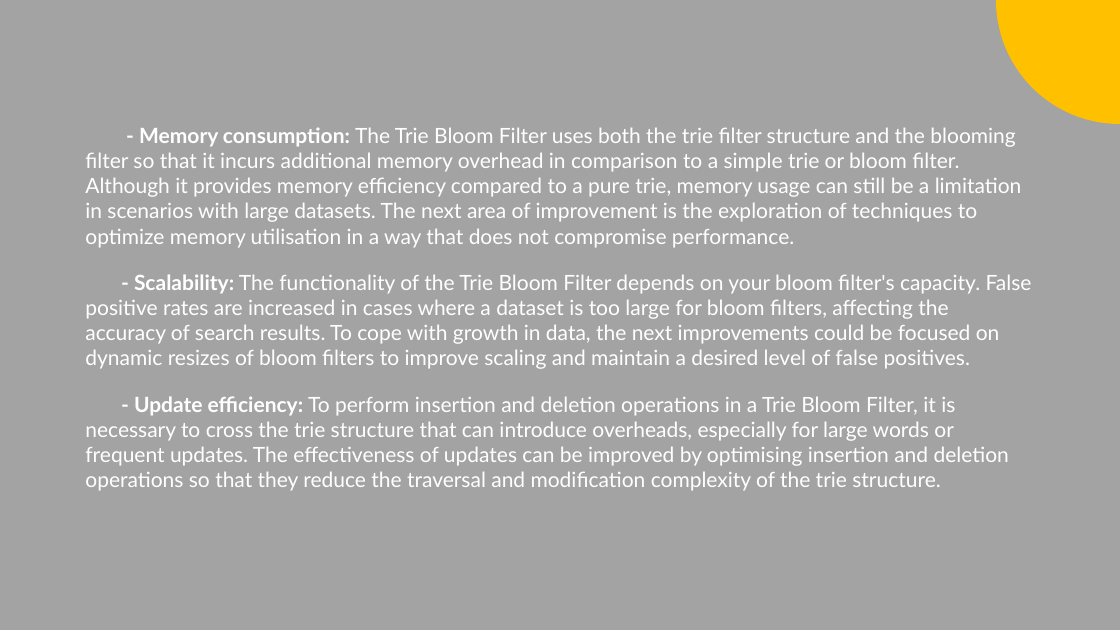
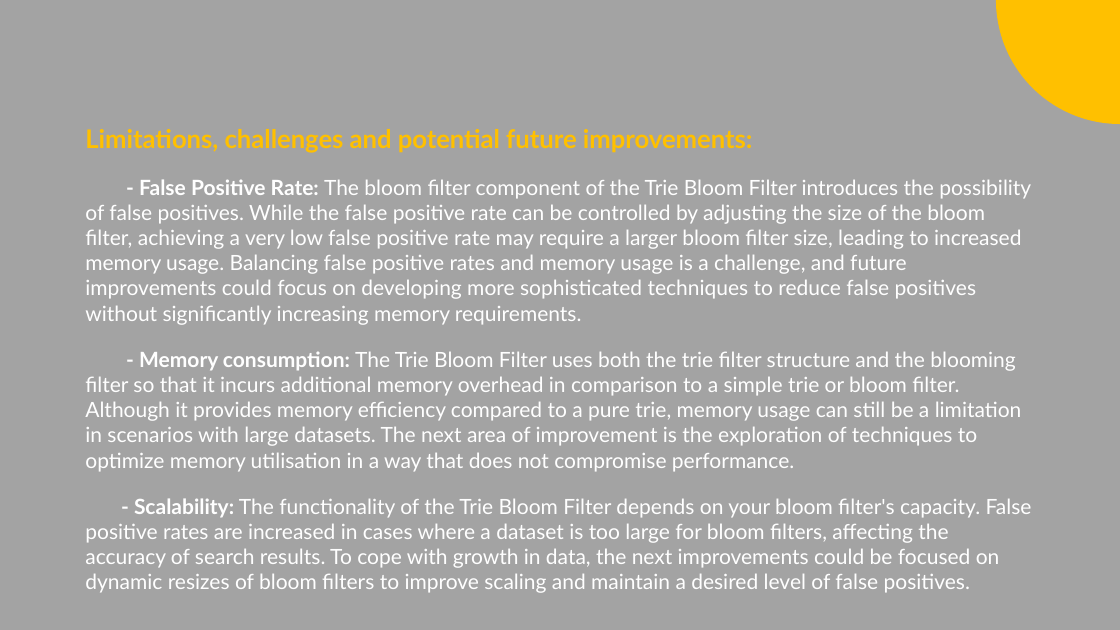
Before and after one commit to jjeffreyj/Algosaints, a slide deck: slide 26 of DSA REPORT.pptx. Drawn at 1120x630 pixels with LibreOffice and Linux fonts; fonts in the diff are those of the drawing. Boxes give left, top, right and bottom in pixels: in the first picture for what was removed or moved away, otherwise in the second. Text is boxed around its words. In the diff, an @@ line names an element or a change of style, - is before the commit and + after.

Commit message:
Hybrid Data Structure

```diff
--- a/DSA REPORT.pptx
+++ b/DSA REPORT.pptx
@@ text at [85, 129, 1031, 325]: paragraphs added @@
+Limitations, challenges and potential future improvements:
+- False Positive Rate: The bloom filter component of the Trie Bloom Filter introduces the possibility of false positives. While the false positive rate can be controlled by adjusting the size of the bloom filter, achieving a very low false positive rate may require a larger bloom filter size, leading to increased memory usage. Balancing false positive rates and memory usage is a challenge, and future improvements could focus on developing more sophisticated techniques to reduce false positives without significantly increasing memory requirements.
@@ text at [85, 396, 1009, 491]: paragraph removed @@
-- Update efficiency: To perform insertion and deletion operations in a Trie Bloom Filter, it is necessary to cross the trie structure that can introduce overheads, especially for large words or frequent updates. The effectiveness of updates can be improved by optimising insertion and deletion operations so that they reduce the traversal and modification complexity of the trie structure.
```
Also in this commit, not shown: 4 other slides changed.
